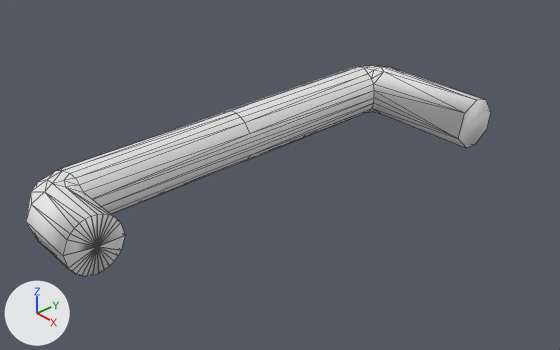
Renders of the Blender file models/Misc/door-handle.blend from each side of a commit.
The view is the same before and after, from a 50 mm lens placed at (1.293, -1.018, 0.789), pointed at (0.143, 0.013, -0.049). Arrows for +X, +Y and +Z are at lower left; the lights stay in place. Mesh edges are drawn as thin lines.
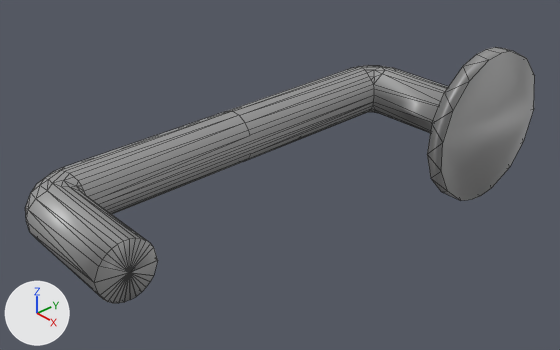
Commit message: Finish door handle

What differs and where, as boxes [x1, y1, x2, y2] in the pictures (560 x 350 px; the box of a moved part takes in the faces that stretch with it):
'Cylinder.001', reshaped, modifiers changed (10% wider, 21% taller)
    before: [26, 65, 490, 276]
    after: [25, 47, 535, 303]
part 1 of me_cylinder_002, moved or reshaped
    before: [63, 67, 490, 212]
    after: [63, 47, 535, 210]
part 2 of me_cylinder_002, moved or reshaped
    before: [26, 183, 125, 276]
    after: [26, 183, 158, 303]
part 3 of me_cylinder_002, recoloured
    both: [29, 66, 447, 214]

Diff of the bpy script that builds the scene:
```diff
--- a/models/Misc/door-handle.blend.py
+++ b/models/Misc/door-handle.blend.py
@@ mat_material_001 @@
+mat_material_001 = bpy.data.materials.new('Material.001')
+# nodes: BsdfAnisotropic, BsdfDiffuse, MixShader, OutputMaterial
+# colours: grey #b6b6b6, grey #aaaaaa
@@ me_cylinder_002 @@
 # used by ob_cylinder_001; location = (0.0, 0.0, 0.0); rotation_euler = (-1.571, 0.0, 0.0), in degrees (-90, 0, 0); scale = (0.062, 0.062, 0.416)
-me_cylinder_002.from_pydata(...)  # 562 vertices, 514 faces; spans x -1.0..5.36, y -1.0..1.0, z -1.3..1.3
+me_cylinder_002.from_pydata(...)  # 636 vertices, 555 faces; spans x -1.0..6.0, y -3.02..3.02, z -1.3..1.61
+# me_cylinder_002 part 1
+# 82 faces are deleted
+# 2 vertices move within x 0.98, y -0.2, z 1.0
+# 42 vertices are added at x 5.36, y -3.02..3.02, z 0.71..1.61
+# 32 new vertices lie (0.64, 0.0, 0.0) away from vertices in x 5.36, y -3.02..3.02, z 0.71..1.61
+# 123 new faces join them
+# me_cylinder_002 part 2
+# 32 vertices in x 2.99, y -1.0..1.0, z -1.3..-1.0 move by (1.75, 0.0, 0.0)
+# 32 vertices in x 3.12, y 0.0, z -1.15 move by (1.73, 0.0, 0.0)
+# me_cylinder_002 part 3: 442 faces spanning x -1.0..5.36, y -1.0..1.0, z -1.3..1.3 switch from no material to mat_material_001
@@ ob_cylinder_001 @@
 _m = ob_cylinder_001.modifiers.new('Decimate', 'DECIMATE')
-_m.ratio = 0.3
+_m.ratio = 0.4
```
